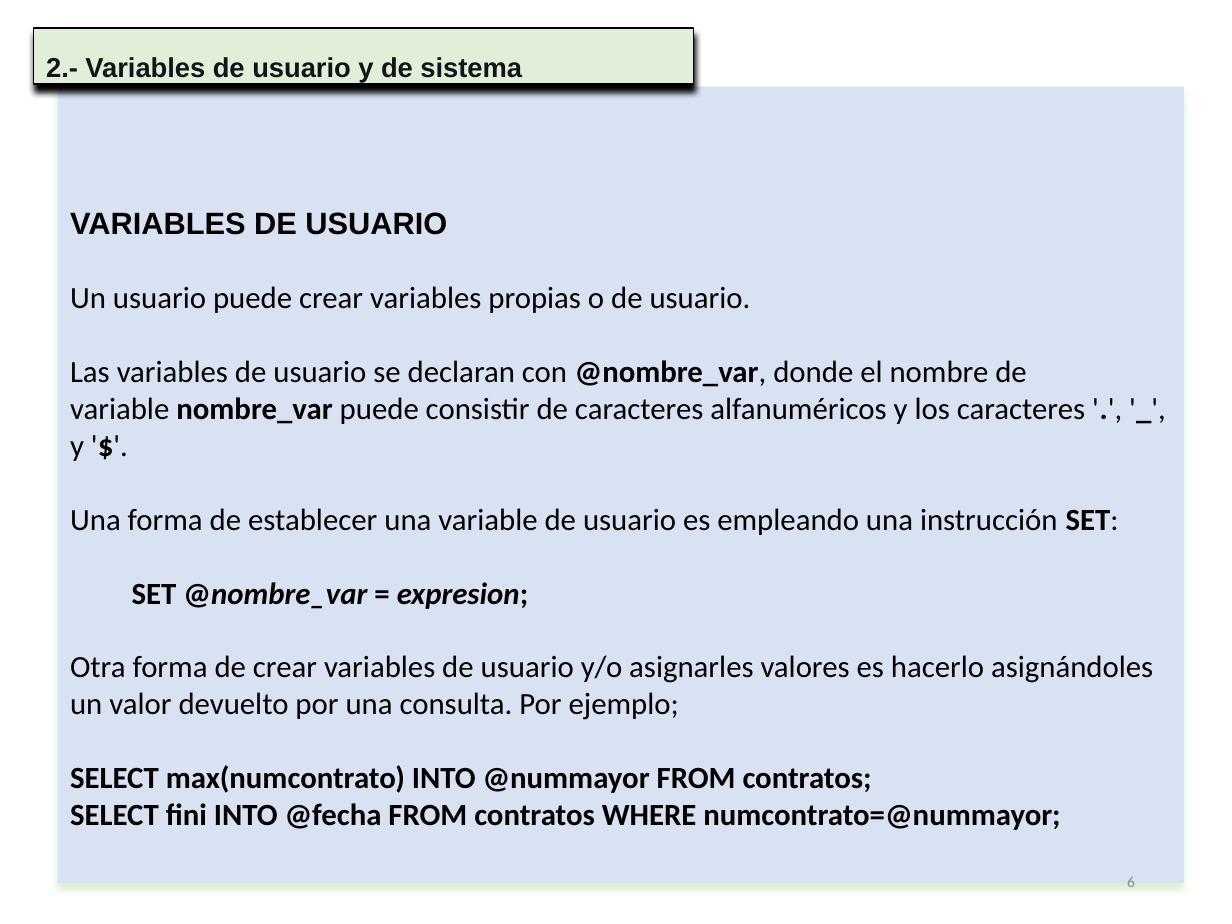
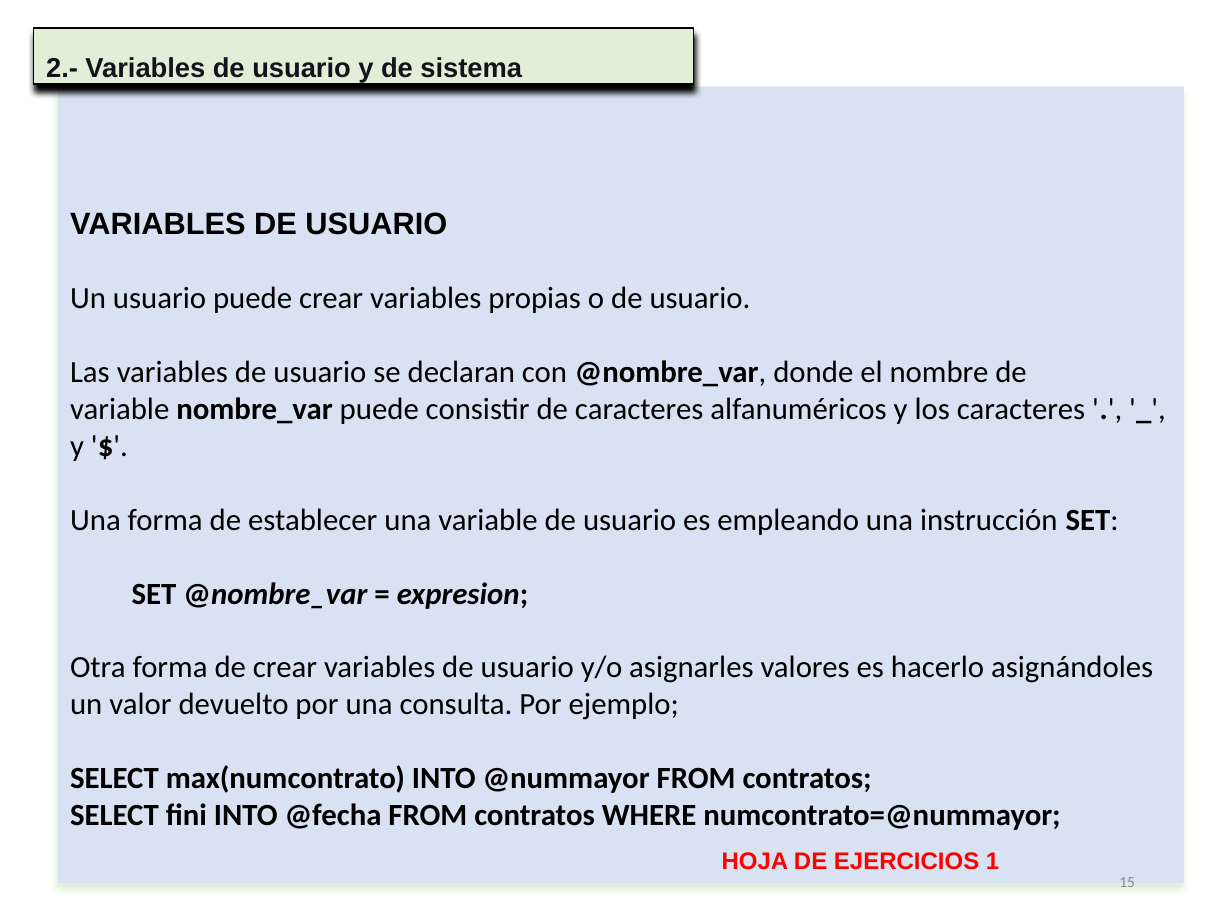
Before and after one commit to NuriaCelis/GestionBasesDatos2223, a slide deck: slide 15 of Tema6/Unidad 8-Programacion de BD.pptx (slide 6 before the commit). Drawn at 1232x924 pixels with LibreOffice and Linux fonts; fonts in the diff are those of the drawing. Boxes give left, top, right and bottom in pixels: in the first picture for what was removed or moved away, otherwise in the second. Text is boxed around its words. In the diff, an @@ line names an element or a change of style, - is before the commit and + after.

```diff
--- a/Tema6/Unidad 8-Programacion de BD.pptx
+++ b/Tema6/Unidad 8-Programacion de BD.pptx
@@ text added at bbox=[722, 852, 999, 870], 14 pt, text #FF0000, bold @@
+HOJA DE EJERCICIOS 1
@@ page number at bbox=[1119, 877, 1135, 887]: text changed @@
-6
+15
```
Also in this commit, not shown: 2 other slides changed, 9 slides added, 3 other files.
